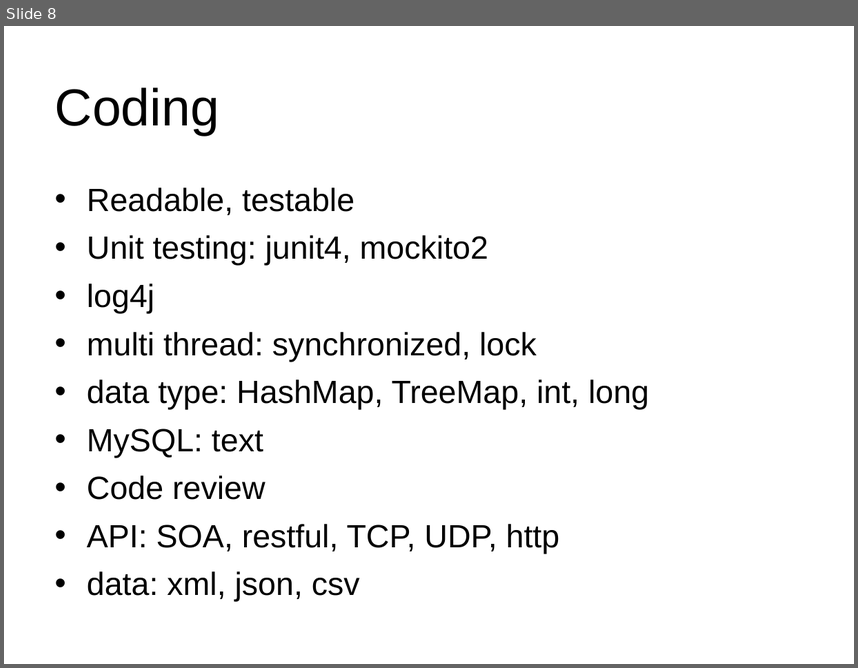
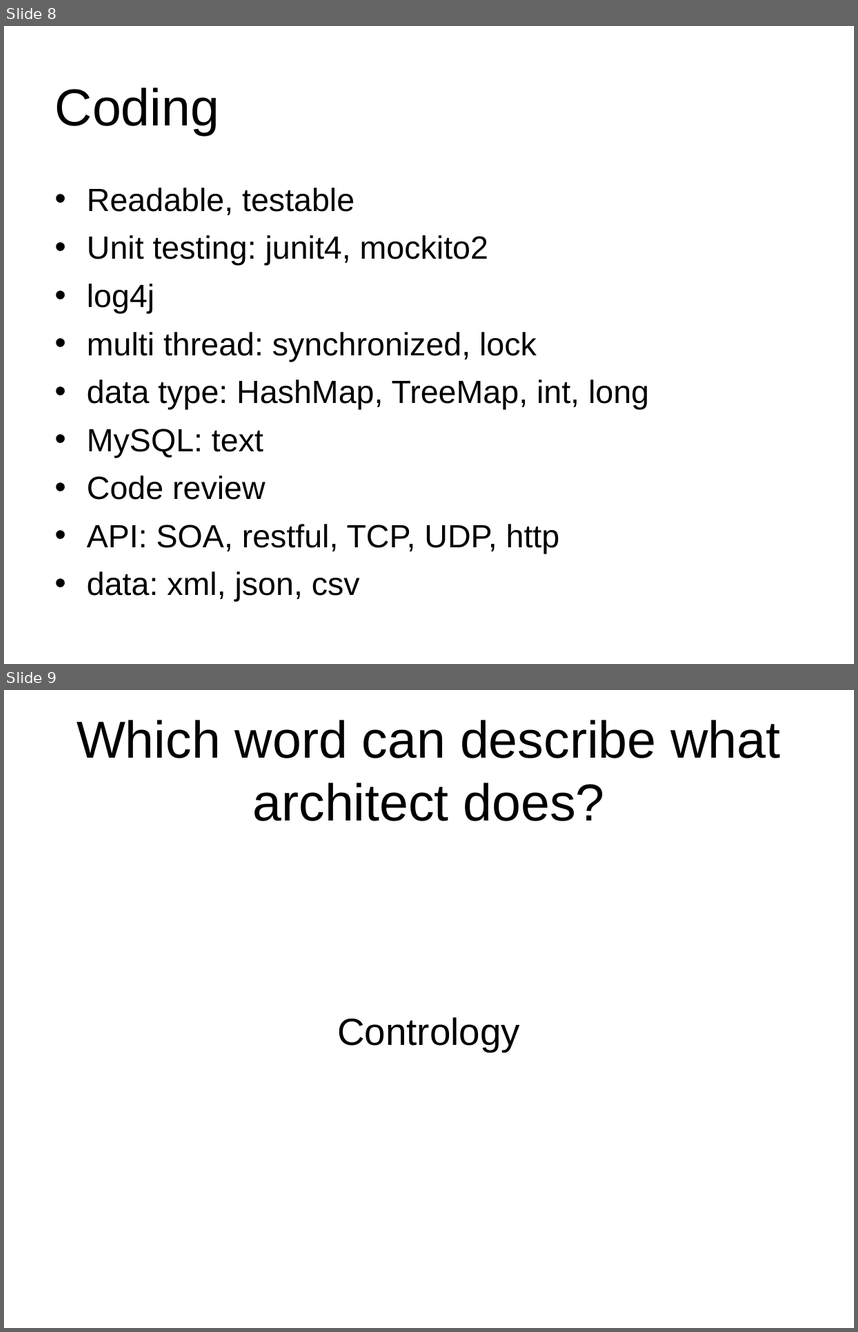
Before and after one commit to Wang-Ray/notes, a slide deck: Architect.ppt. Shown one above the other, each under a label of ours: slide 8 before the commit, slides 8 and 9 after it. The pictures are 858x668 and 858x1332 pixels, drawn with LibreOffice and Linux fonts; fonts in the diff are those of the drawing. Boxes give left, top, right and bottom in pixels: in the first picture for what was removed or moved away, otherwise in the second. Text is boxed around its words. In the diff, an @@ line names an element or a change of style, - is before the commit and + after.

```diff
--- a/Architect.ppt
+++ b/Architect.ppt
@@ slide 9 added at (4,690,854,1328), background #FFFFFF @@
@@ title added at (76,720,780,821), 44 pt, text #000000 @@
+Which word can describe what architect does?
@@ text added at (337,1017,520,1052), 32 pt, text #000000 @@
+Contrology
```
Also in this commit, not shown: 1 slide changed, 2 other files.
